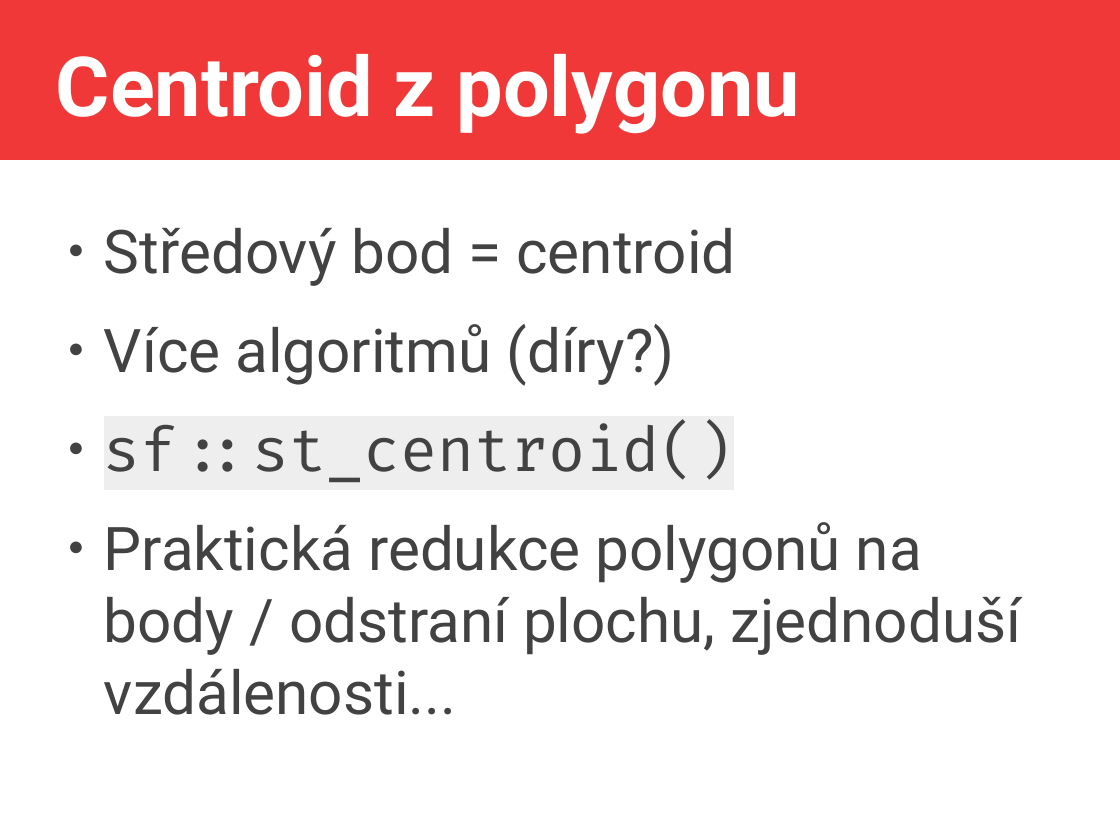
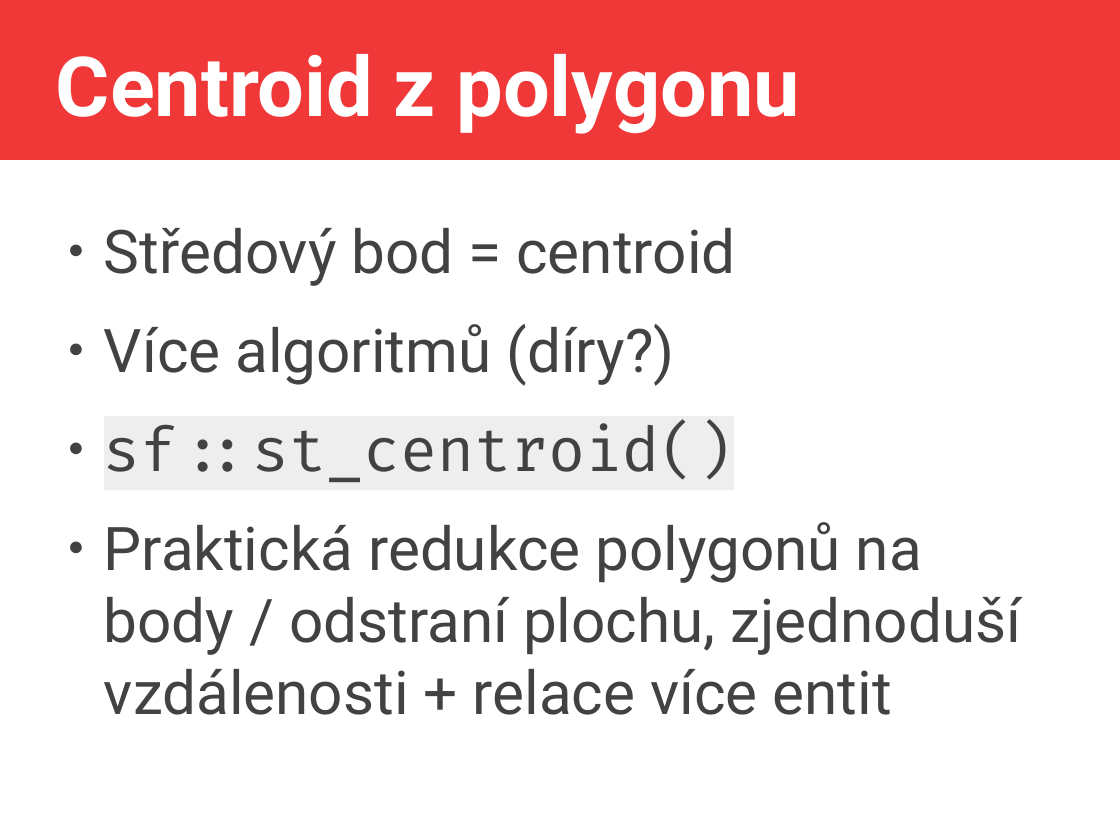
Before and after one commit to jlacko/4EK418, a slide deck: slide 11 of prez/3 -geometry creation.odp. Drawn at 1120x840 pixels with LibreOffice and Linux fonts; fonts in the diff are those of the drawing. Boxes give left, top, right and bottom in pixels: in the first picture for what was removed or moved away, otherwise in the second. Text is boxed around its words. In the diff, an @@ line names an element or a change of style, - is before the commit and + after.

```diff
--- a/prez/3 -geometry creation.odp
+++ b/prez/3 -geometry creation.odp
@@ text at (104,522,1021,715): text changed @@
-● Praktická redukce polygonů na body / odstraní plochu, zjednoduší vzdálenosti...
+● Praktická redukce polygonů na body / odstraní plochu, zjednoduší vzdálenosti + relace více entit
```
Also in this commit, not shown: 3 other slides changed, 5 other files.
